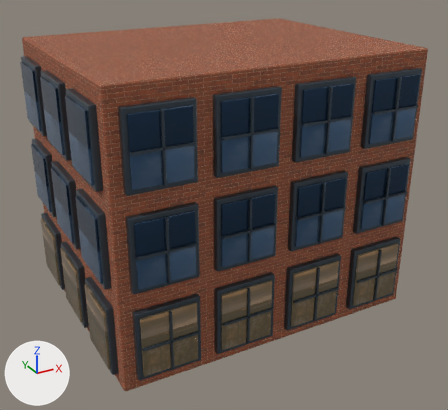
Before and after pictures for a commit that changed the glTF model assets/models/buildings-v3/level-3/body.glb.
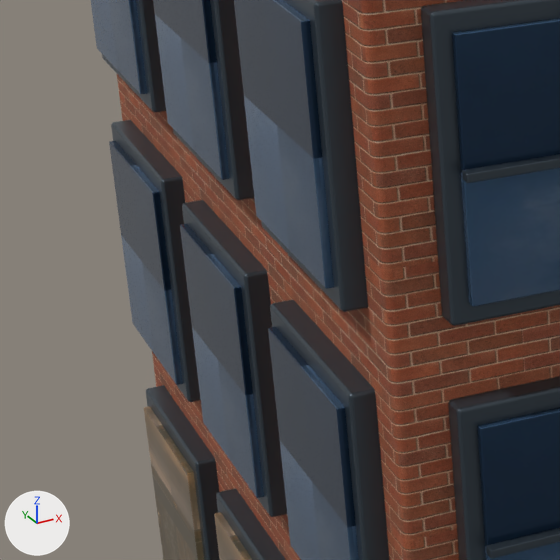
There are two pictures of each version: one whole from a 50 mm lens placed at (-3.5, -6.57, 4.63), pointed at (0.01, -0.19, 1.44), one close up on the part from 0% to 35% of the width and 26% to 64% of the height. The axes (+X, +Y, +Z) are drawn at lower left. The lights are the same throughout. The last two pictures show the newer version. Vertices at exactly the same position are counted once.

The first close-up shows 'body'.
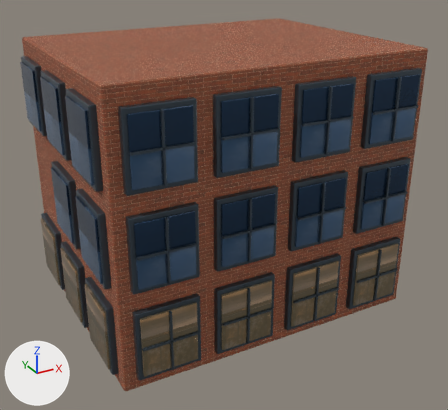
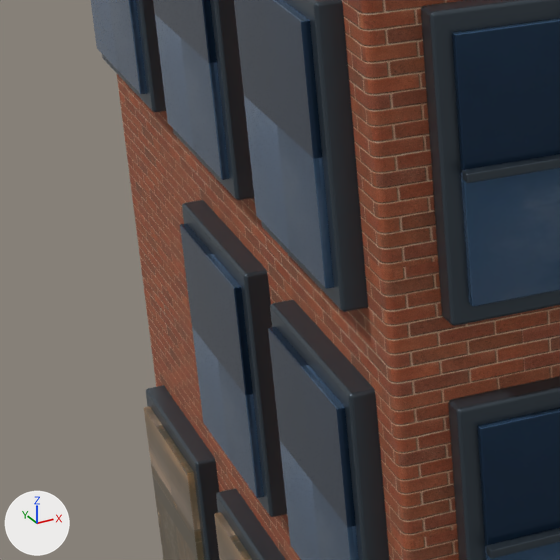
Pixel boxes (x1, y1, x2, y2) of what changed, in the close-ups (560 x 560 px):
part 1 of me_cube_503, deleted
    before: (111, 120, 201, 402)
part 2 of me_cube_503, deleted
    before: (109, 141, 183, 385)

The change, as a list of edits to the scene's bpy script:
```text
Change me_cube_503:
    used by ob_body; location = (0.0, 0.0, 1.82)
    remove me_cube_503.from_pydata(...)  # 12768 vertices, 25004 faces; spans x -1.99..1.99, y -1.63..1.63, z -1.63..1.63
    add me_cube_503.from_pydata(...)  # 12576 vertices, 24628 faces; spans x -1.99..1.99, y -1.63..1.63, z -1.63..1.63
    me_cube_503 part 1: the loose piece of 96 vertices spanning x -1.97..-1.85, y 0.62..1.35, z -0.44..0.38 is deleted
    me_cube_503 part 2: the loose piece of 96 vertices spanning x -1.99..-1.97, y 0.67..1.3, z -0.39..0.32 is deleted
```
